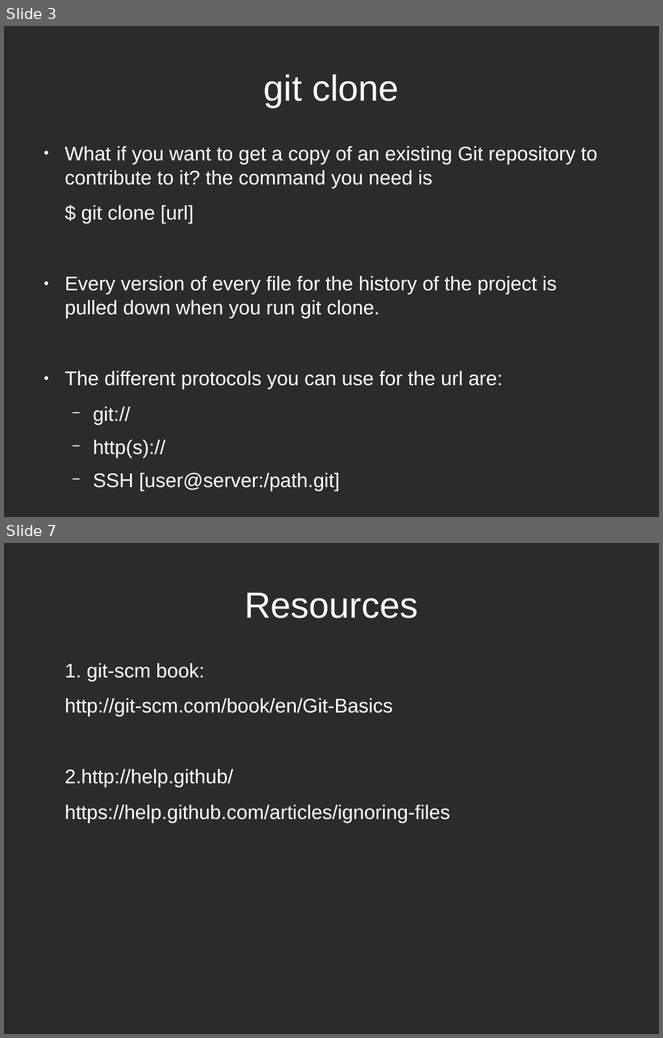
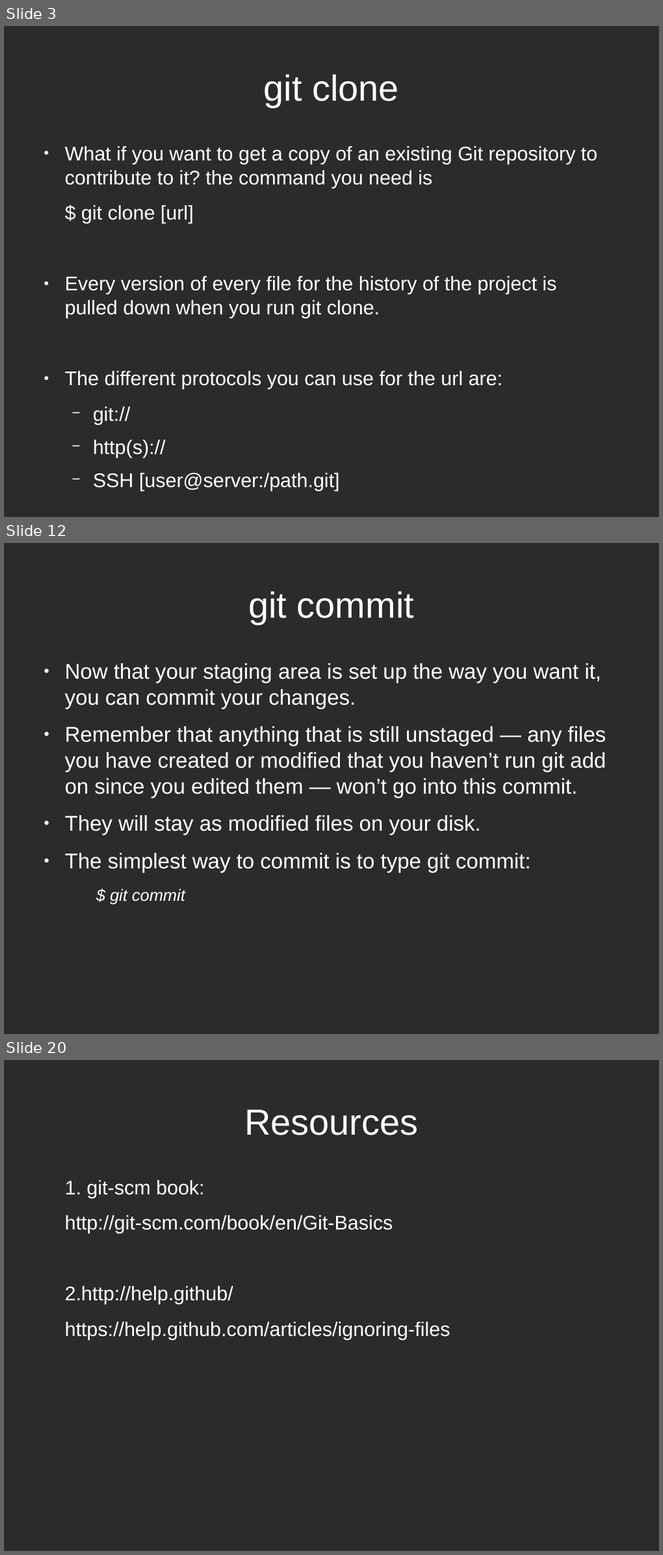
Before and after one commit to ECSIG/presentations, a slide deck: git_workshop/git_basic/Git Presentation.odp. Shown one above the other, each under a label of ours: slides 3 and 7 before the commit, slides 3, 12 and 20 after it; the slides between them are not shown. The pictures are 663x1038 and 663x1555 pixels, drawn with LibreOffice and Linux fonts; fonts in the diff are those of the drawing; background and template pictures are left out; a plain dark background stands for a picture behind light text. Boxes give left, top, right and bottom in pixels: in the first picture for what was removed or moved away, otherwise in the second. Text is boxed around its words. In the diff, an @@ line names an element or a change of style, - is before the commit and + after.

```diff
--- a/git_workshop/git_basic/Git Presentation.odp
+++ b/git_workshop/git_basic/Git Presentation.odp
@@ slide 12 added at <box>4,543,659,1034</box>, background picture (left out) @@
@@ title added at <box>248,591,414,624</box>, 44 pt, text #FFFFFF @@
+git commit
@@ text added at <box>65,663,607,904</box>, 26 pt, text #FFFFFF @@
+● Now that your staging area is set up the way you want it, you can commit your changes.
+● Remember that anything that is still unstaged — any files you have created or modified that you haven’t run git add on since you edited them — won’t go into this commit.
+● They will stay as modified files on your disk.
+● The simplest way to commit is to type git commit:
+$ git commit
@@ what was slide 7 is now slide 20 @@
```
Also in this commit, not shown: 2 slides changed, 14 other slides added, 2 slides removed, 1 other file.
